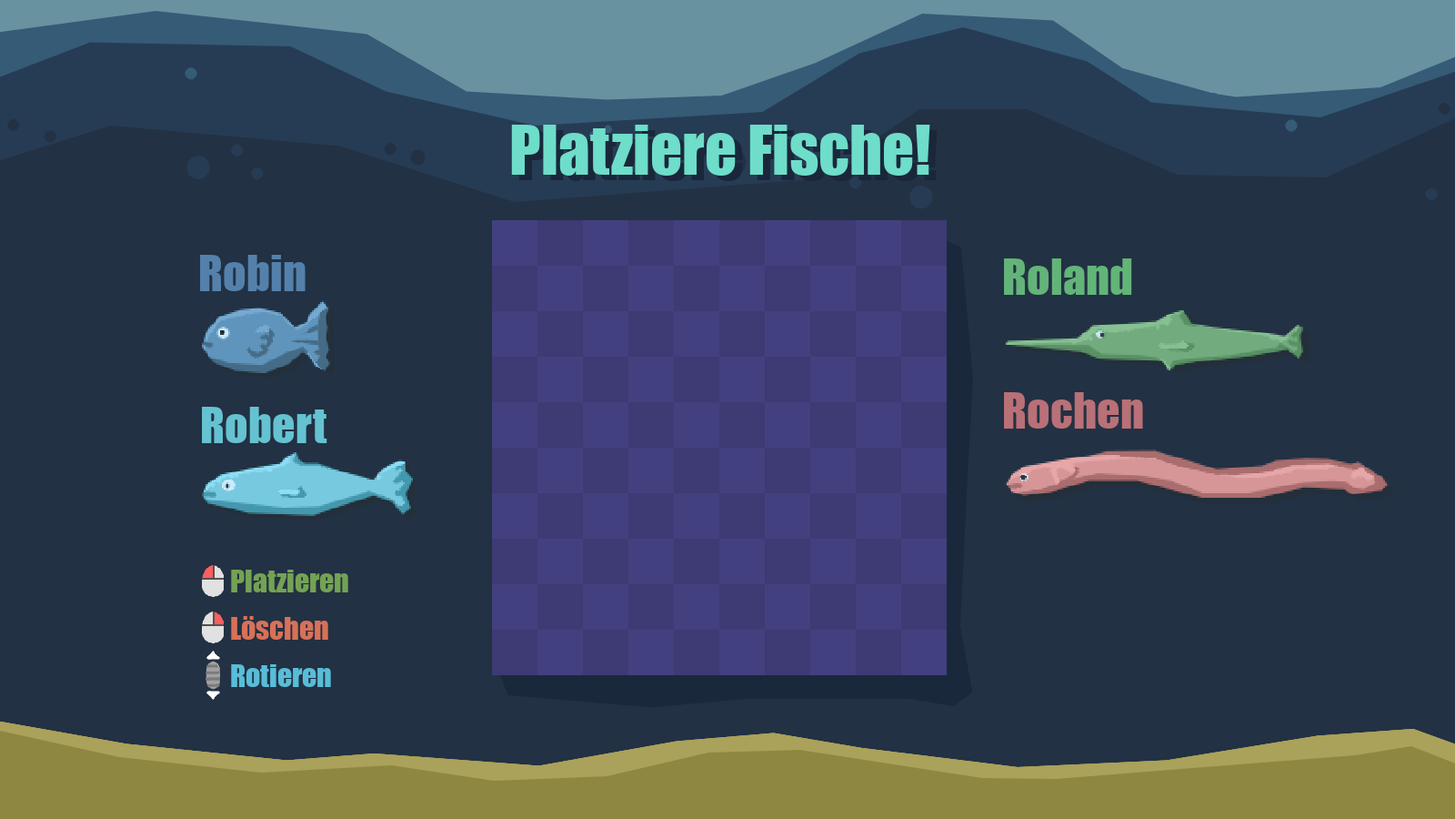
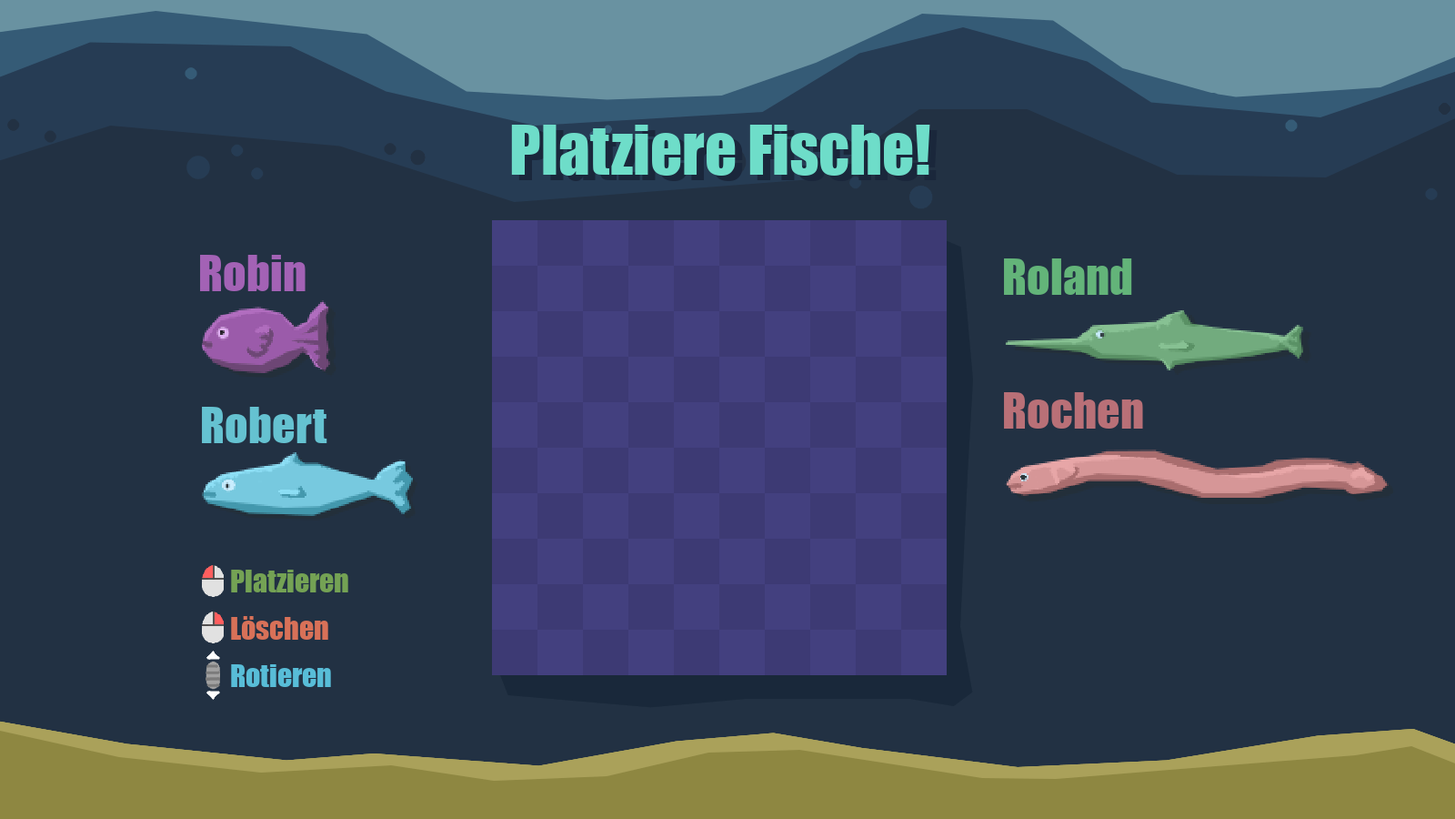
Before/after of a 1455x819 layered artwork. What changed in the layer stack:
painted on "Robin" over <box>200,254,306,292</box>
renamed "fish l2.png" to "Eingefügte Ebene #1", painted on it over <box>201,300,336,378</box>
